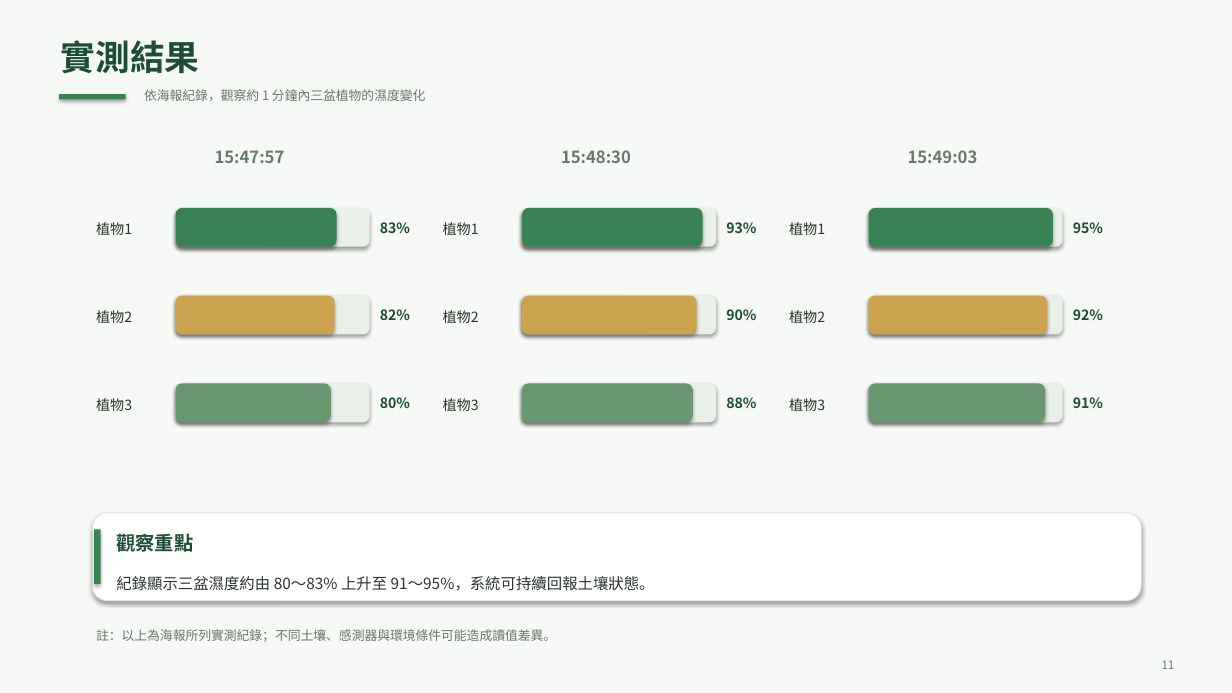
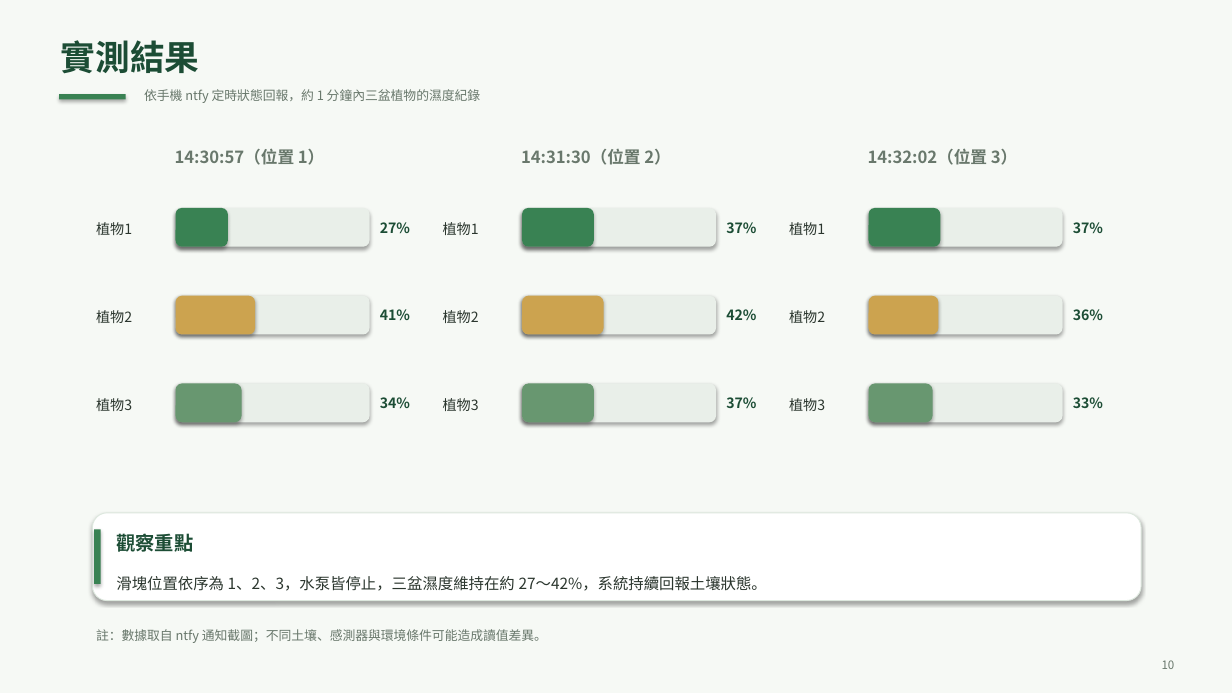
Before and after one commit to Thoomastvlife/smart-watering-site, a slide deck: slide 10 of green-spread.pptx (slide 11 before the commit). Drawn at 1232x693 pixels with LibreOffice and Linux fonts; fonts in the diff are those of the drawing. Boxes give left, top, right and bottom in pixels: in the first picture for what was removed or moved away, otherwise in the second. Text is boxed around its words. In the diff, an @@ line names an element or a change of style, - is before the commit and + after.

```diff
--- a/green-spread.pptx
+++ b/green-spread.pptx
@@ text at [144,89,481,103]: text changed @@
-依海報紀錄，觀察約 1 分鐘內三盆植物的濕度變化
+依手機 ntfy 定時狀態回報，約 1 分鐘內三盆植物的濕度紀錄
@@ text at [175,148,325,165]: text changed @@
-15:47:57
+14:30:57（位置 1）
@@ text at [521,149,671,165]: text changed @@
-15:48:30
+14:31:30（位置 2）
@@ text at [868,148,1018,165]: text changed @@
-15:49:03
+14:32:02（位置 3）
@@ rounded rectangle: place and size @@
-rounded rectangle at [176,208,336,247]
+rounded rectangle at [176,208,228,247]
@@ rounded rectangle: place and size @@
-rounded rectangle at [522,208,702,247]
+rounded rectangle at [522,208,594,247]
@@ rounded rectangle: place and size @@
-rounded rectangle at [869,208,1054,247]
+rounded rectangle at [869,208,941,247]
@@ text at [380,222,410,233]: text changed @@
-83%
+27%
@@ text at [726,222,756,233]: text changed @@
-93%
+37%
@@ text at [1073,222,1103,233]: text changed @@
-95%
+37%
@@ rounded rectangle: place and size @@
-rounded rectangle at [176,296,335,335]
+rounded rectangle at [176,296,255,335]
@@ rounded rectangle: place and size @@
-rounded rectangle at [522,296,697,335]
+rounded rectangle at [522,296,604,335]
@@ rounded rectangle: place and size @@
-rounded rectangle at [869,296,1047,335]
+rounded rectangle at [869,296,939,335]
@@ text at [380,309,410,320]: text changed @@
-82%
+41%
@@ text at [726,309,756,320]: text changed @@
-90%
+42%
@@ text at [1073,309,1103,320]: text changed @@
-92%
+36%
@@ rounded rectangle: place and size @@
-rounded rectangle at [176,384,331,422]
+rounded rectangle at [176,384,241,422]
@@ rounded rectangle: place and size @@
-rounded rectangle at [522,384,693,422]
+rounded rectangle at [522,384,594,422]
@@ rounded rectangle: place and size @@
-rounded rectangle at [869,384,1045,422]
+rounded rectangle at [869,384,933,422]
@@ text at [380,397,410,408]: text changed @@
-80%
+34%
@@ text at [726,397,756,408]: text changed @@
-88%
+37%
@@ text at [1073,397,1103,408]: text changed @@
-91%
+33%
@@ text at [116,576,767,591]: text changed @@
-紀錄顯示三盆濕度約由 80～83% 上升至 91～95%，系統可持續回報土壤狀態。
+滑塊位置依序為 1、2、3，水泵皆停止，三盆濕度維持在約 27～42%，系統持續回報土壤狀態。
@@ text at [96,629,547,643]: text changed @@
-註：以上為海報所列實測紀錄；不同土壤、感測器與環境條件可能造成讀值差異。
+註：數據取自 ntfy 通知截圖；不同土壤、感測器與環境條件可能造成讀值差異。
@@ text at [1162,660,1175,669]: text changed @@
-11
+10
```
Also in this commit, not shown: 4 other slides changed, 1 slide removed, 3 other files.
